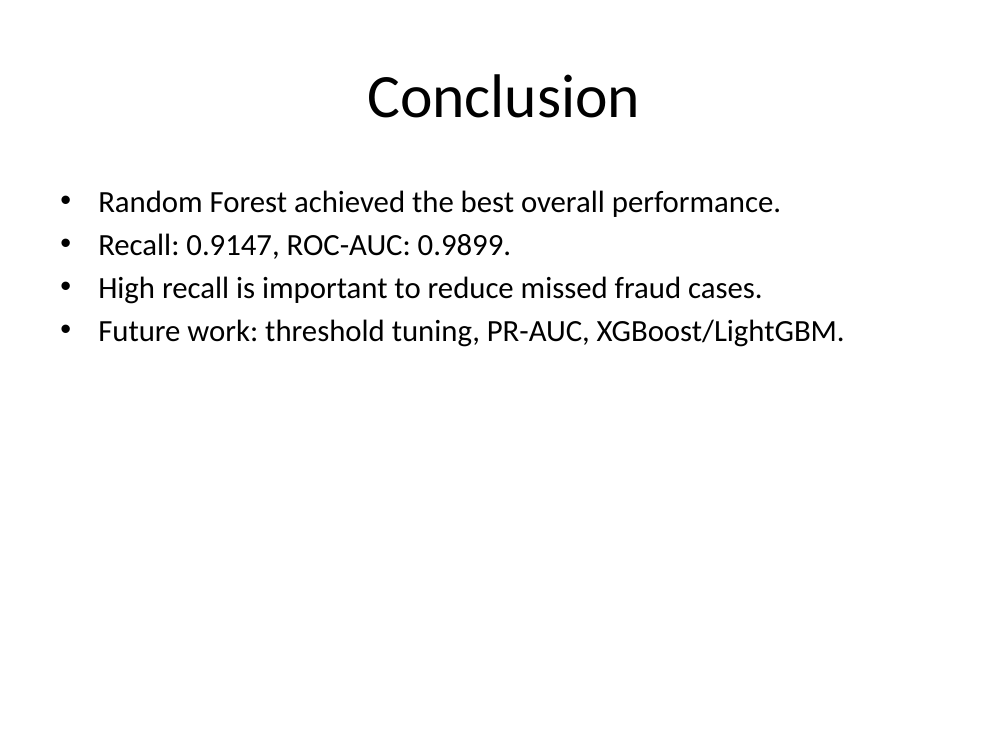
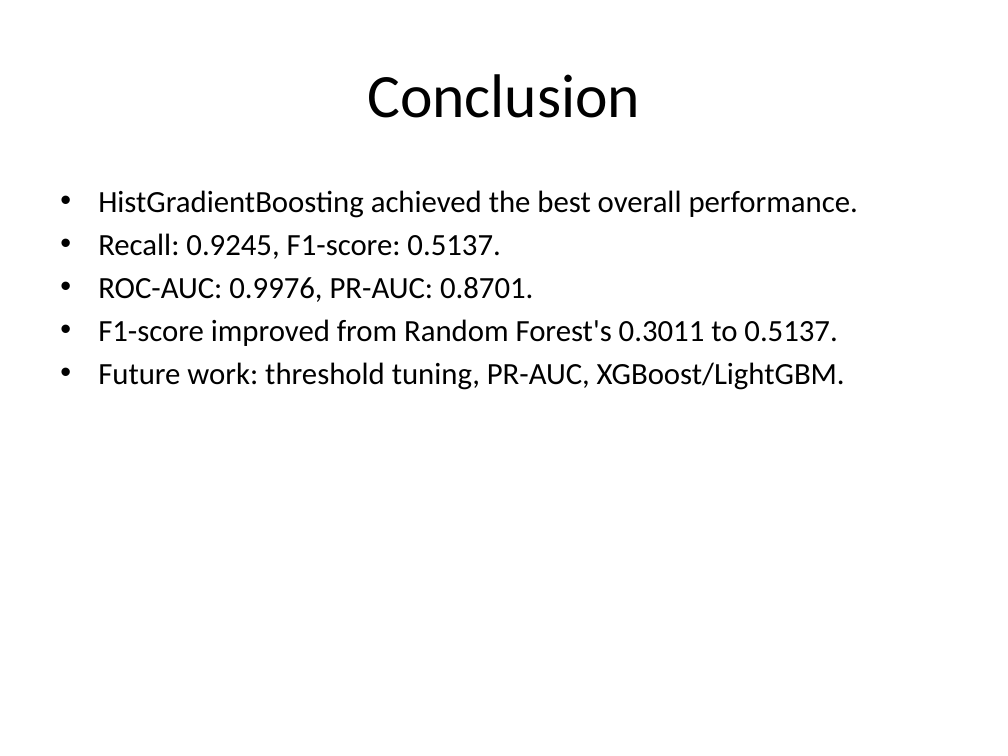
Before and after one commit to dlxik/fraud-detection-bigdata, a slide deck: slide 13 of reports/fraud_detection_presentation.pptx (slide 11 before the commit). Drawn at 1008x756 pixels with LibreOffice and Linux fonts; fonts in the diff are those of the drawing. Boxes give left, top, right and bottom in pixels: in the first picture for what was removed or moved away, otherwise in the second. Text is boxed around its words. In the diff, an @@ line names an element or a change of style, - is before the commit and + after.

Commit message:
HGB recall max ~96

```diff
--- a/reports/fraud_detection_presentation.pptx
+++ b/reports/fraud_detection_presentation.pptx
@@ text at (x1=98, y1=190, x2=858, y2=346): text changed @@
-• Random Forest achieved the best overall performance.
-• Recall: 0.9147, ROC-AUC: 0.9899.
-• High recall is important to reduce missed fraud cases.
+• HistGradientBoosting achieved the best overall performance.
+• Recall: 0.9245, F1-score: 0.5137.
+• ROC-AUC: 0.9976, PR-AUC: 0.8701.
+• F1-score improved from Random Forest's 0.3011 to 0.5137.
```
Also in this commit, not shown: 1 other slide changed, 2 slides added, 40 other files.
